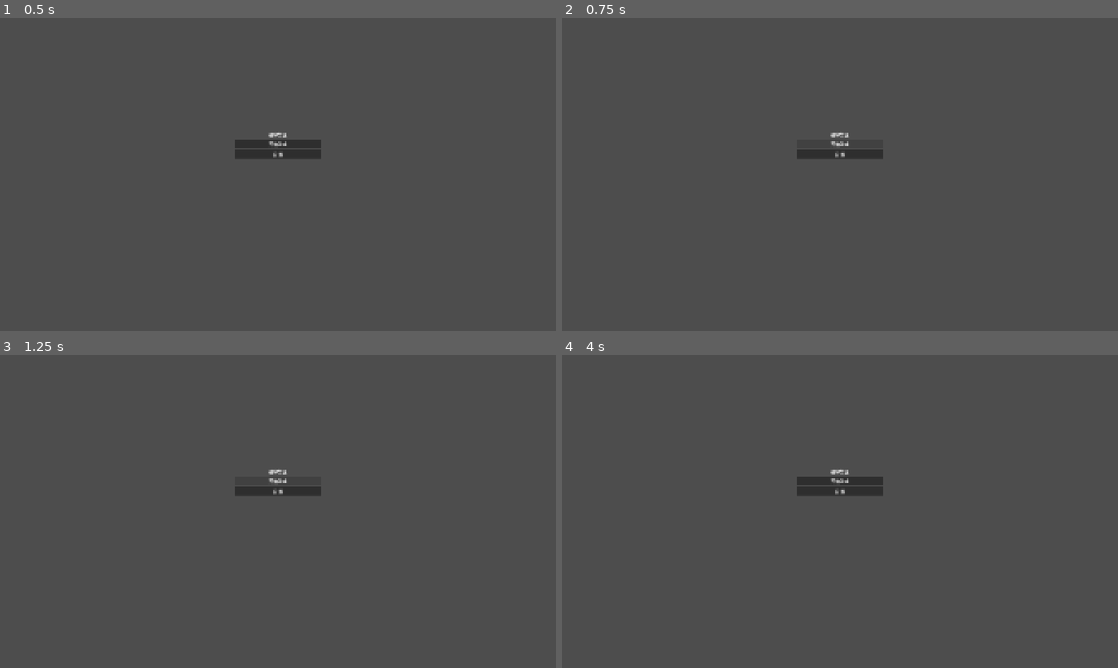
Above: before the commit, frames 1-4 (two rows, left to right).
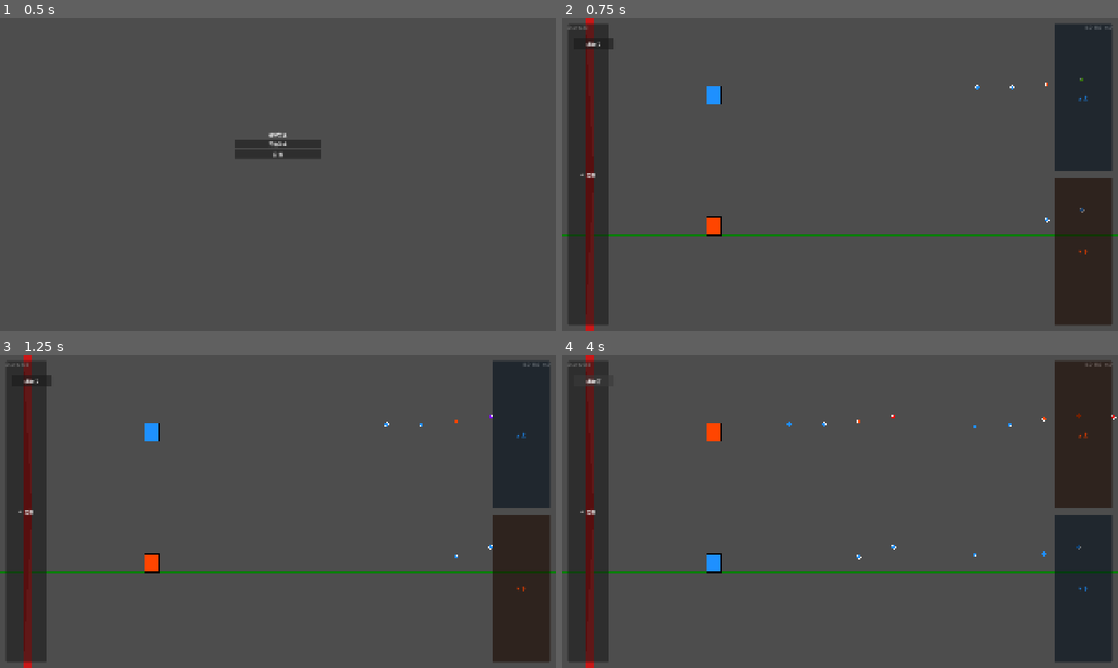
Above: after the commit, the same moments.

Repository: GeorgeMee/Magnetix
Game: Godot game, scene res://src/scenes/ui/start_menu.tscn
Two runs of this game, one before a commit and one after it. Both use one fixed random seed, a clock stepped at 60 frames per second and the inputs below.
Inputs (mouse positions are in pixels of both pictures, inside the frame that each line leads up to):
- Up to frame 1 (0.5 s): no input
- Up to frame 2 (0.75 s): click "开始游戏" at 0.5 s
- Up to frame 3 (1.25 s): no input
- Up to frame 4 (4 s): click (840, 480) at 1.25 s, where only the run before the commit has a clickable "开始游戏"; click (589, 511) at 2 s, where only the run after the commit has a clickable "⇄ 交换"; click (840, 492) at 2.75 s, where only the run before the commit has a clickable "设 置"; click (595, 380) at 3.5 s, where only the run after the commit has a clickable "辅助:关"

Frame 1 is identical in both runs. In frame 2, 18% of the frame differs, in the area x 0-100%, y 0-100%; in frame 3, 18%; in frame 4, 18%.
Error before the commit: Parse Error: Could not parse global class "ChunkChoreographer" from "res://src/scripts/game/chunk_choreographer.gd". (res://src/scripts/core/game_manager.gd:22)

Commit message:
Fix for-loop syntax to while loop for float range

Diff:
--- a/src/scripts/game/chunk_choreographer.gd
+++ b/src/scripts/game/chunk_choreographer.gd
@@ -68,7 +68,9 @@
 func _layout_coins(layout : ChunkLayout, lane_traj : Array, chunk_start : float, chunk_width : float) -> void:
 	var coin_step := 120.0
 	var cy := 80.0
-	for x := chunk_start + 40.0; x < chunk_start + chunk_width - 40.0; x += coin_step:
+	var x : float = chunk_start + 40.0
+	while x < chunk_start + chunk_width - 40.0:
+		x += coin_step
 		if rng.randi_range(0, 3) == 0:
 			continue
 		var ctype : int = Coin.Type.BLUE
Not shown, added: src/scripts/game/chunk_layout.gd.uid
